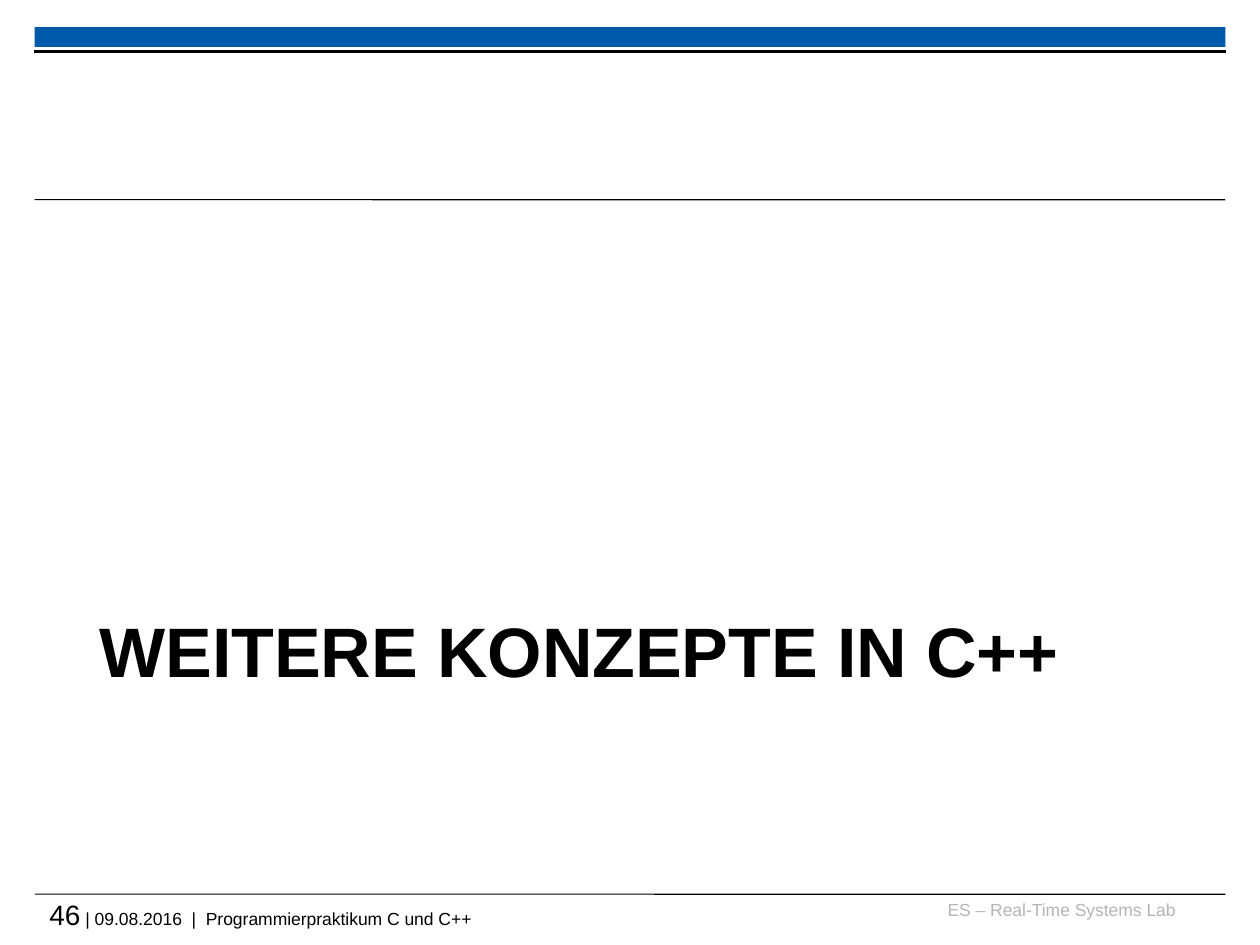
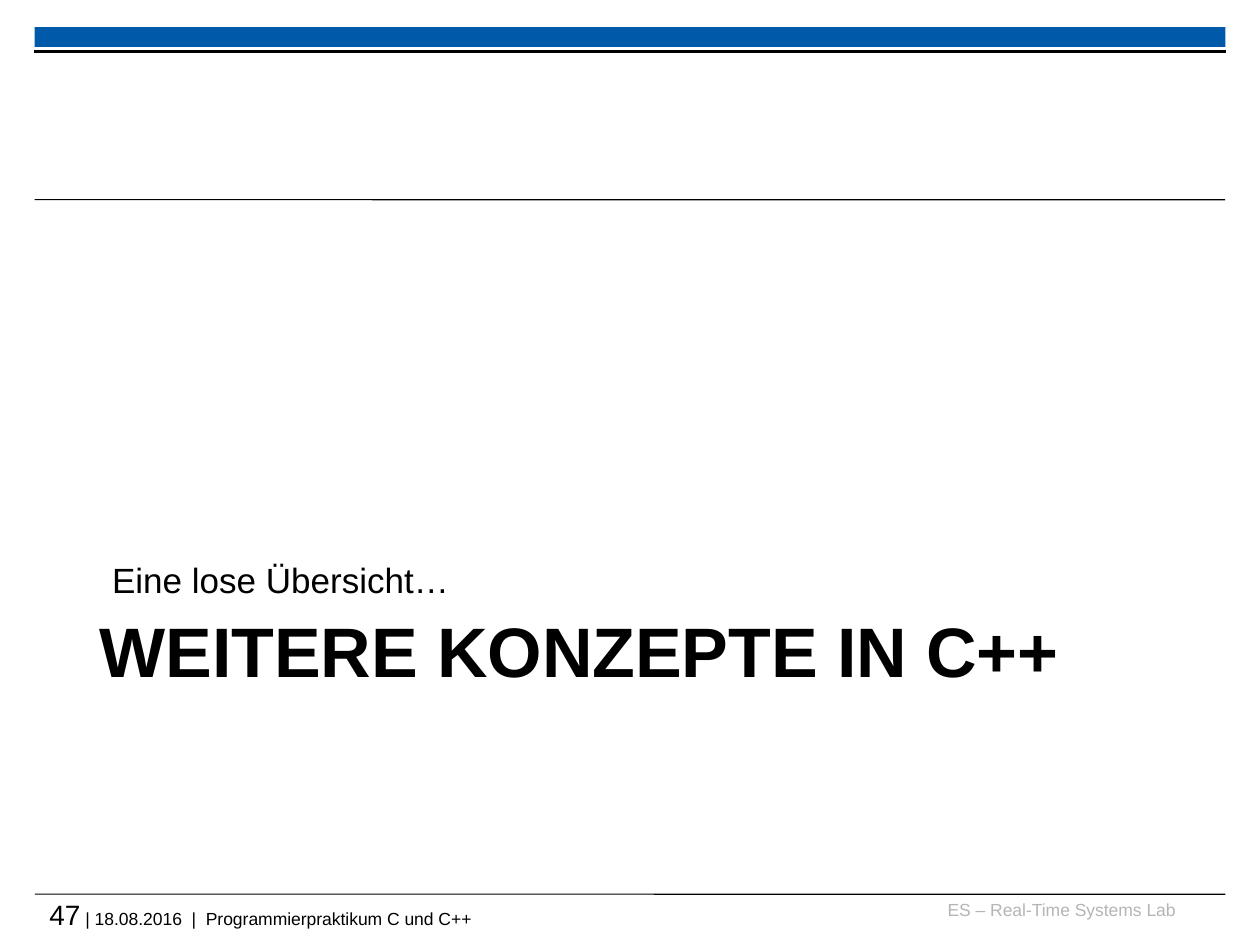
Before and after one commit to h82k/tud-cppp, a slide deck: slide 47 of cppp_lecture.pptx (slide 46 before the commit). Drawn at 1260x945 pixels with LibreOffice and Linux fonts; fonts in the diff are those of the drawing; background and template pictures are left out. Boxes give left, top, right and bottom in pixels: in the first picture for what was removed or moved away, otherwise in the second. Text is boxed around its words. In the diff, an @@ line names an element or a change of style, - is before the commit and + after.

```diff
--- a/cppp_lecture.pptx
+++ b/cppp_lecture.pptx
@@ text added at bbox=[112, 565, 449, 594], 20 pt, text #000000 @@
+Eine lose Übersicht…
@@ text at bbox=[49, 905, 471, 929]: text changed @@
-46 | 09.08.2016 | Programmierpraktikum C und C++
+47 | 18.08.2016 | Programmierpraktikum C und C++
```
Also in this commit, not shown: 1 other slide changed, 1 slide added, 1 other file.
